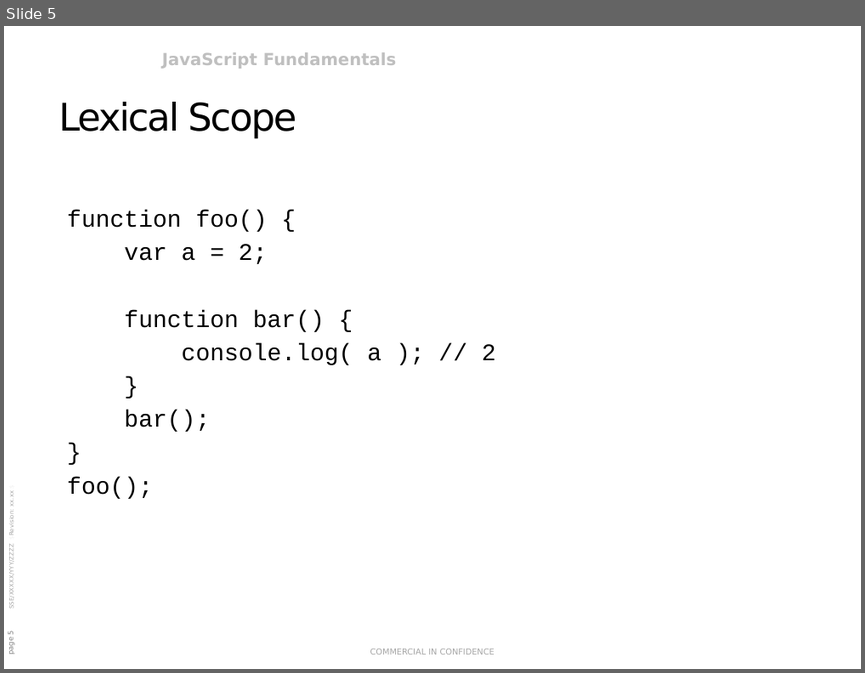
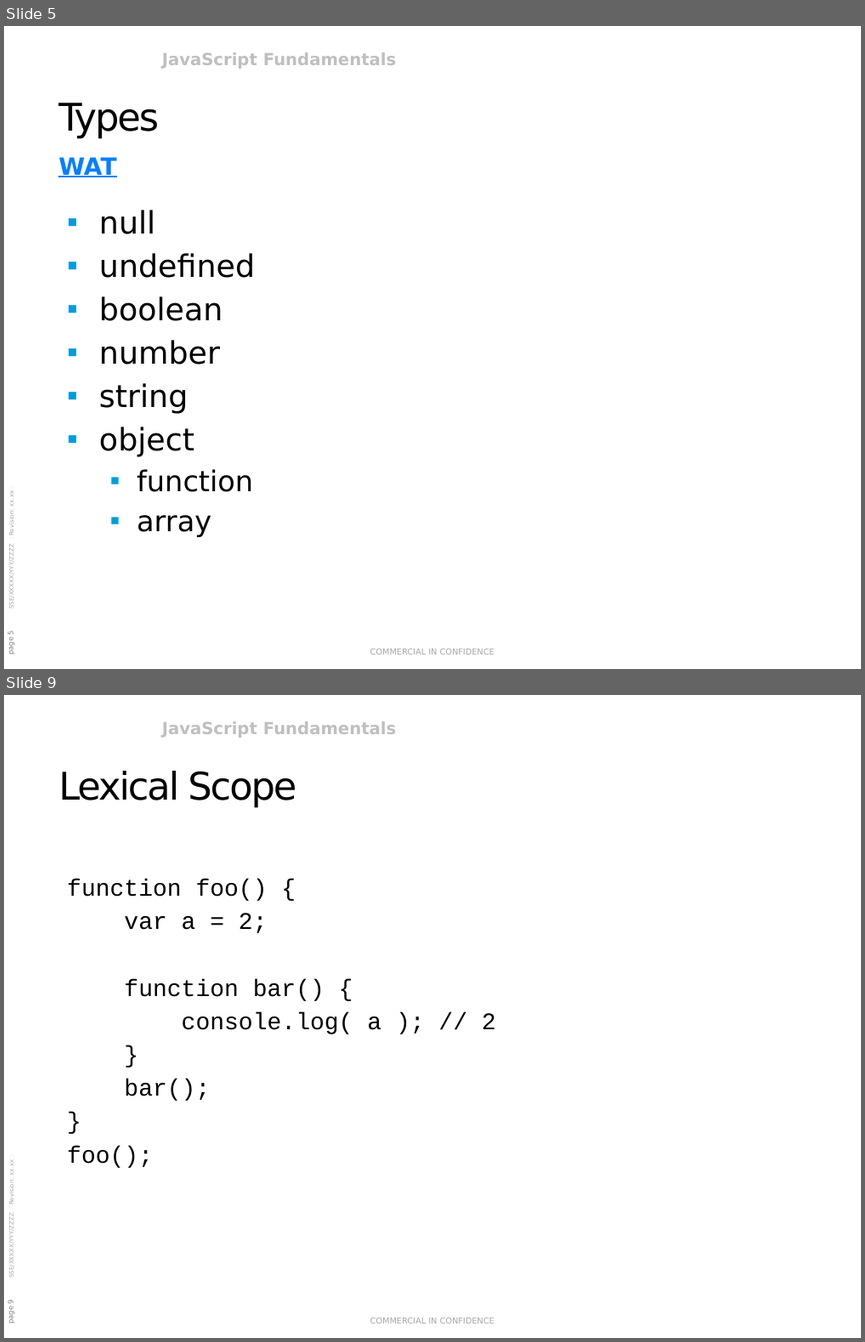
Before and after one commit to rasmusvhansen/javascript-course, a slide deck: JavaScript Fundamentals.pptx. Shown one above the other, each under a label of ours: slide 5 before the commit, slides 5 and 9 after it; the slides between them are not shown. The pictures are 865x673 and 865x1342 pixels, drawn with LibreOffice and Linux fonts; fonts in the diff are those of the drawing; background and template pictures are left out. Boxes give left, top, right and bottom in pixels: in the first picture for what was removed or moved away, otherwise in the second. Text is boxed around its words. In the diff, an @@ line names an element or a change of style, - is before the commit and + after.

```diff
--- a/JavaScript Fundamentals.pptx
+++ b/JavaScript Fundamentals.pptx
@@ slide 5 added at [4, 26, 861, 669], background #FFFFFF; not listed: 4 template elements that a slide beside it also shows @@
@@ title added at [58, 102, 159, 139], 32 pt, text #000000 @@
+Types
@@ text added at [58, 157, 116, 177], 20 pt, text #0080FF, bold, underline @@
+WAT
@@ text added at [99, 210, 255, 537], 26 pt, text #000000 @@
+▪ null
+▪ undefined
+▪ boolean
+▪ number
+▪ string
+▪ object
+  ▪ function
+  ▪ array
@@ what was slide 5 is now slide 9 @@
```
Also in this commit, not shown: 4 slides changed, 11 other slides added, 26 other files.
